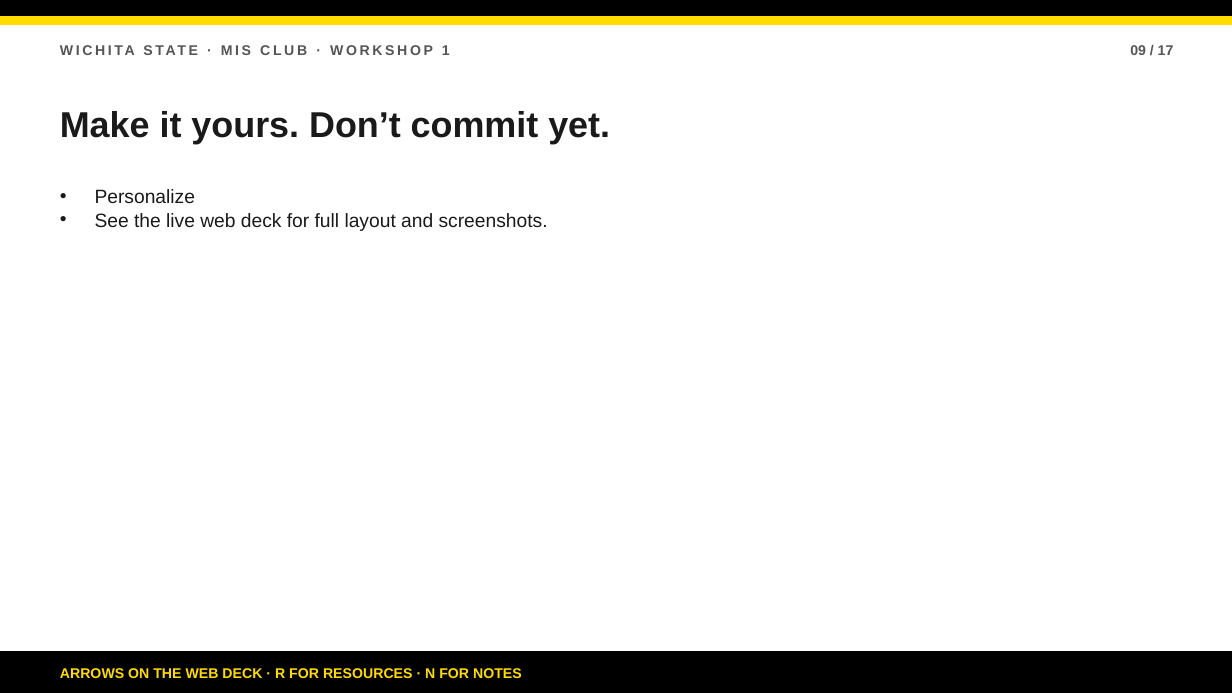
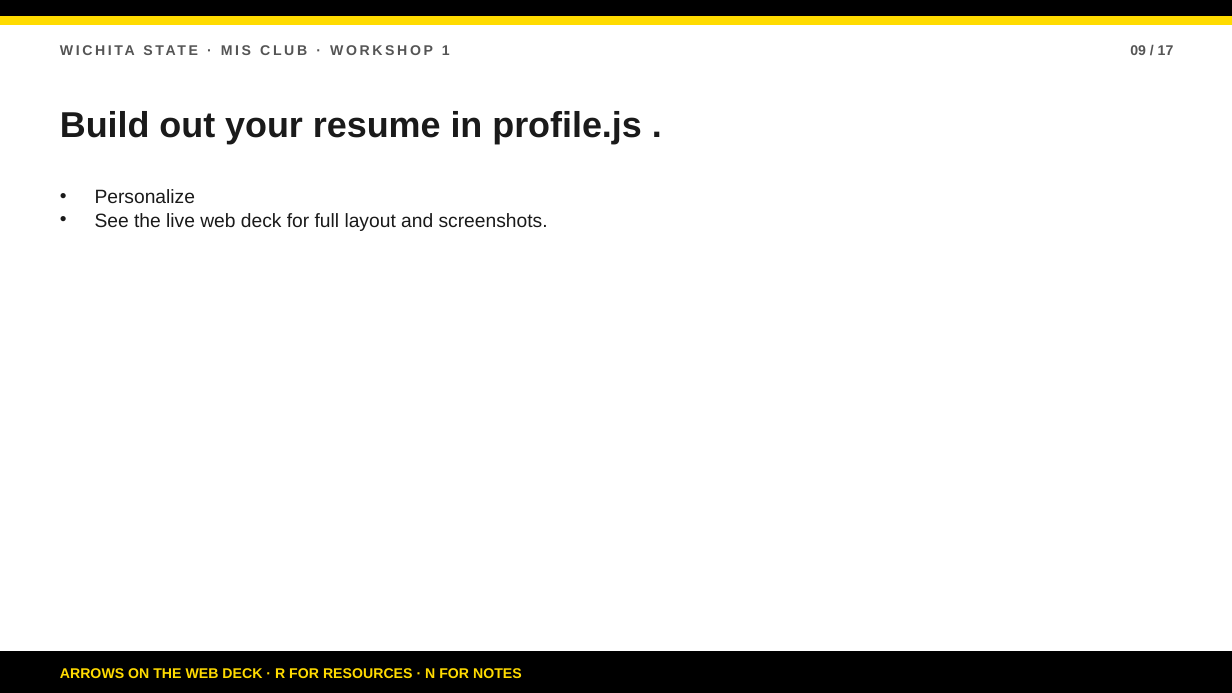
Before and after one commit to bsbcyber/workshop-site, a slide deck: slide 9 of downloads/workshop-1-presentation.pptx. Drawn at 1232x693 pixels with LibreOffice and Linux fonts; fonts in the diff are those of the drawing. Boxes give left, top, right and bottom in pixels: in the first picture for what was removed or moved away, otherwise in the second. Text is boxed around its words. In the diff, an @@ line names an element or a change of style, - is before the commit and + after.

Commit message:
Reframe workshop goal: build out resume site

```diff
--- a/downloads/workshop-1-presentation.pptx
+++ b/downloads/workshop-1-presentation.pptx
@@ text at bbox=[60, 111, 642, 144]: text changed @@
-Make it yours. Don’t commit yet.
+Build out your resume in profile.js .
```
Also in this commit, not shown: 5 other slides changed, 11 other files.
